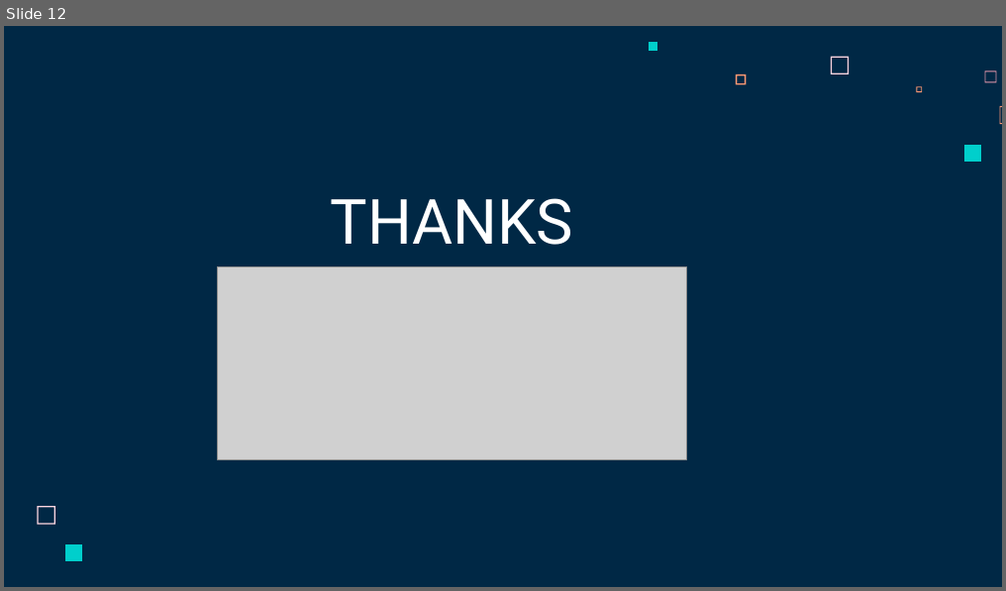
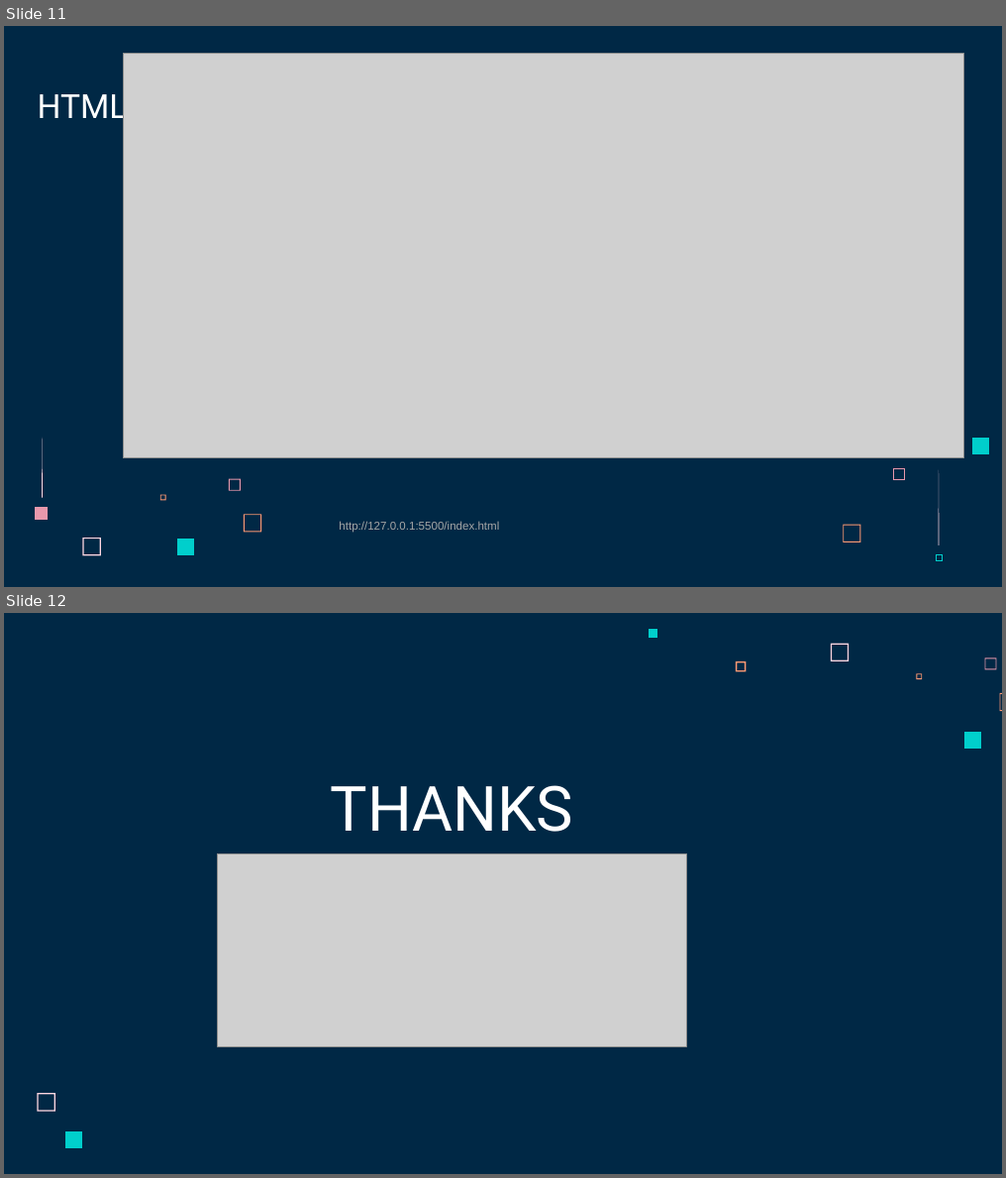
Before and after one commit to RodrigoCR25/EVENFLO-project, a slide deck: DATA CONSULTING.pptx. Shown one above the other, each under a label of ours: slide 12 before the commit, slides 11 and 12 after it. The pictures are 1006x591 and 1006x1178 pixels, drawn with LibreOffice and Linux fonts; fonts in the diff are those of the drawing; grey boxes stand for pictures. Boxes give left, top, right and bottom in pixels: in the first picture for what was removed or moved away, otherwise in the second. Text is boxed around its words. In the diff, an @@ line names an element or a change of style, - is before the commit and + after.

```diff
--- a/DATA CONSULTING.pptx
+++ b/DATA CONSULTING.pptx
@@ slide 11 added at bbox=[4, 26, 1002, 587], background #002845 @@
@@ picture added at bbox=[123, 53, 963, 458] @@
@@ title added at bbox=[38, 87, 128, 126], 32 pt, text #FFFFFF @@
+HTML
@@ freeform shape added at bbox=[42, 438, 43, 498], fill #FFD6E1 @@
@@ freeform shape added at bbox=[972, 438, 989, 455], fill #00CFCC @@
@@ freeform shape added at bbox=[893, 469, 904, 478], outline #E898AC 0.23 pt @@
@@ freeform shape added at bbox=[939, 470, 939, 546], fill #FFD6E1 @@
@@ freeform shape added at bbox=[160, 494, 166, 500], fill #FF9973 @@
@@ freeform shape added at bbox=[229, 478, 241, 491], fill #E898AC @@
@@ freeform shape added at bbox=[35, 507, 49, 521], fill #E898AC @@
@@ freeform shape added at bbox=[244, 514, 261, 532], fill #FF9973 @@
@@ text added at bbox=[339, 521, 499, 533], 11 pt, text #A6A6A6 @@
+http://127.0.0.1:5500/index.html
@@ freeform shape added at bbox=[844, 525, 861, 543], fill #FF9973 @@
@@ freeform shape added at bbox=[82, 538, 101, 556], fill #FFD6E1 @@
@@ freeform shape added at bbox=[177, 539, 194, 556], fill #00CFCC @@
@@ freeform shape added at bbox=[936, 555, 942, 561], outline #00CFCC 0.23 pt @@
```
Also in this commit, not shown: 4 slides changed, 1 slide removed.
